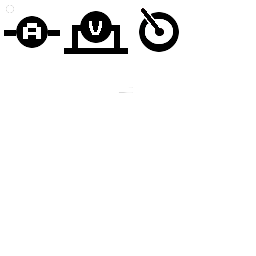
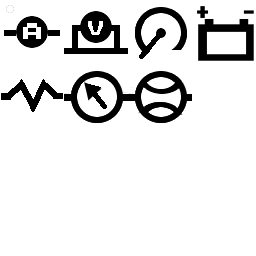
Two versions of the same layered image (256x256). Layer-by-layer changes:
added layer "power" above "flow" over (197, 6, 254, 61)
added layer "flow" above "pressure" over (128, 71, 192, 123)
added layer "pressure" above "tacho" over (64, 71, 130, 123)
painted on "tacho" over (135, 7, 187, 59)
added layer "load" above "voltmeter" over (1, 79, 63, 112)
painted on "voltmeter" over (88, 21, 103, 34)
